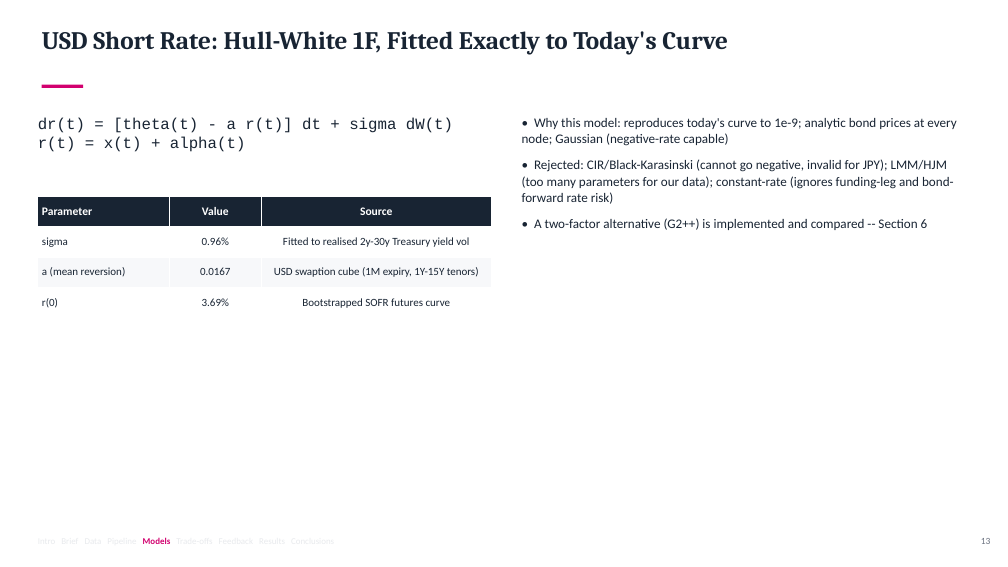
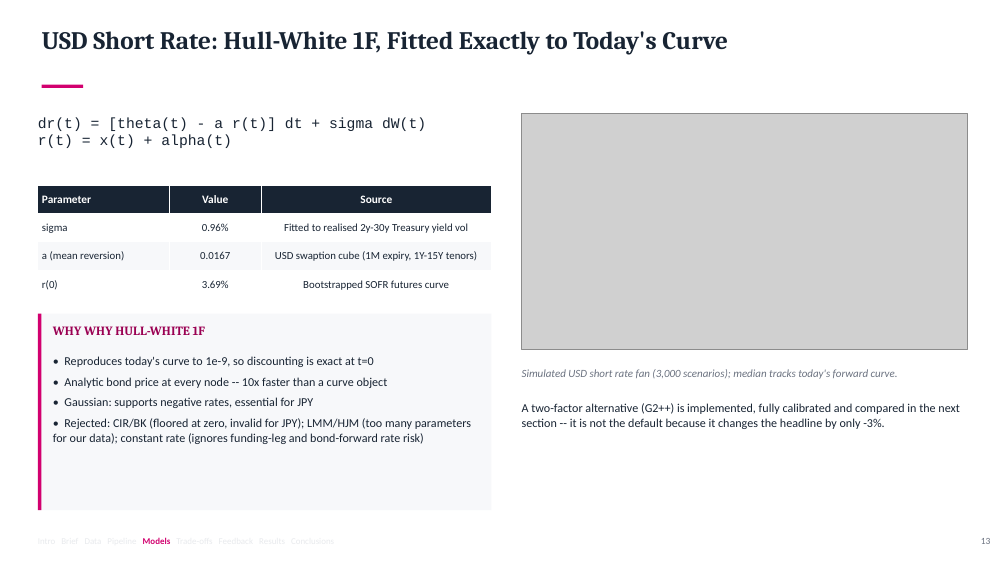
Before and after one commit to eshapandya24/capitolis-risk-engine, a slide deck: slide 13 of docs/Capitolis_CCR_Client_Final_Presentation.pptx. Drawn at 1008x567 pixels with LibreOffice and Linux fonts; fonts in the diff are those of the drawing; grey boxes stand for pictures. Boxes give left, top, right and bottom in pixels: in the first picture for what was removed or moved away, otherwise in the second. Text is boxed around its words. In the diff, an @@ line names an element or a change of style, - is before the commit and + after.

```diff
--- a/docs/Capitolis_CCR_Client_Final_Presentation.pptx
+++ b/docs/Capitolis_CCR_Client_Final_Presentation.pptx
@@ text "dr(t) = [theta(t) - a ..." at (x1=38, y1=117, x2=426, y2=148): size 15 to 14 pt @@
@@ picture added at (x1=522, y1=113, x2=968, y2=349) @@
@@ table at (x1=38, y1=185, x2=492, y2=299) @@
@@ size 11 to 10.8 pt in "Parameter", "Value", "Source" @@
@@ size 10.5 to 10.3 pt in "sigma", "0.96%", "Fitted to realised 2y-30y Treasury yield vol", "a (mean reversion)" and 5 more places @@
@@ table resized from (x1=38, y1=197, x2=492, y2=318) to (x1=38, y1=185, x2=492, y2=299) @@
@@ rectangle added at (x1=38, y1=314, x2=492, y2=510), fill #F7F8FA @@
@@ rectangle added at (x1=38, y1=314, x2=42, y2=510), fill #D2006F @@
@@ text added at (x1=53, y1=326, x2=205, y2=335), 12 pt, text #9A0052, bold @@
+WHY WHY HULL-WHITE 1F
@@ text at (x1=53, y1=356, x2=471, y2=444): text changed; size 12.5 to 11.5 pt @@
-• Why this model: reproduces today's curve to 1e-9; analytic bond prices at every node; Gaussian (negative-rate capable)
-• Rejected: CIR/Black-Karasinski (cannot go negative, invalid for JPY); LMM/HJM (too many parameters for our data); constant-rate (ignores funding-leg and bond-forward rate risk)
-• A two-factor alternative (G2++) is implemented and compared -- Section 6
+• Reproduces today's curve to 1e-9, so discounting is exact at t=0
+• Analytic bond price at every node -- 10x faster than a curve object
+• Gaussian: supports negative rates, essential for JPY
+• Rejected: CIR/BK (floored at zero, invalid for JPY); LMM/HJM (too many parameters for our data); constant rate (ignores funding-leg and bond-forward rate risk)
@@ text added at (x1=522, y1=369, x2=898, y2=379), 10.5 pt, text #6B7280, italic @@
+Simulated USD short rate fan (3,000 scenarios); median tracks today's forward curve.
@@ text added at (x1=522, y1=403, x2=959, y2=429), 11.5 pt, text #182433 @@
+A two-factor alternative (G2++) is implemented, fully calibrated and compared in the next section -- it is not the default because it changes the headline by only -3%.
```
Also in this commit, not shown: 36 other slides changed, 1 slide added, 1 other file.
